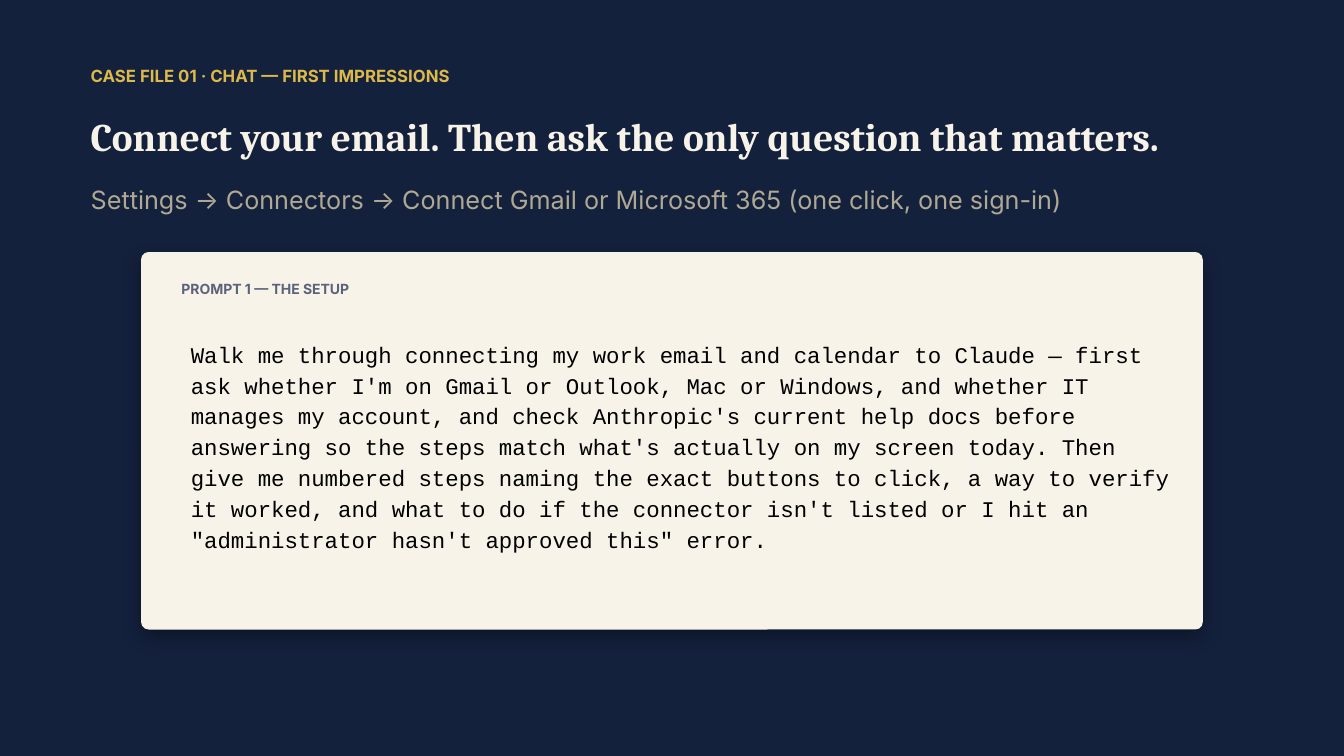
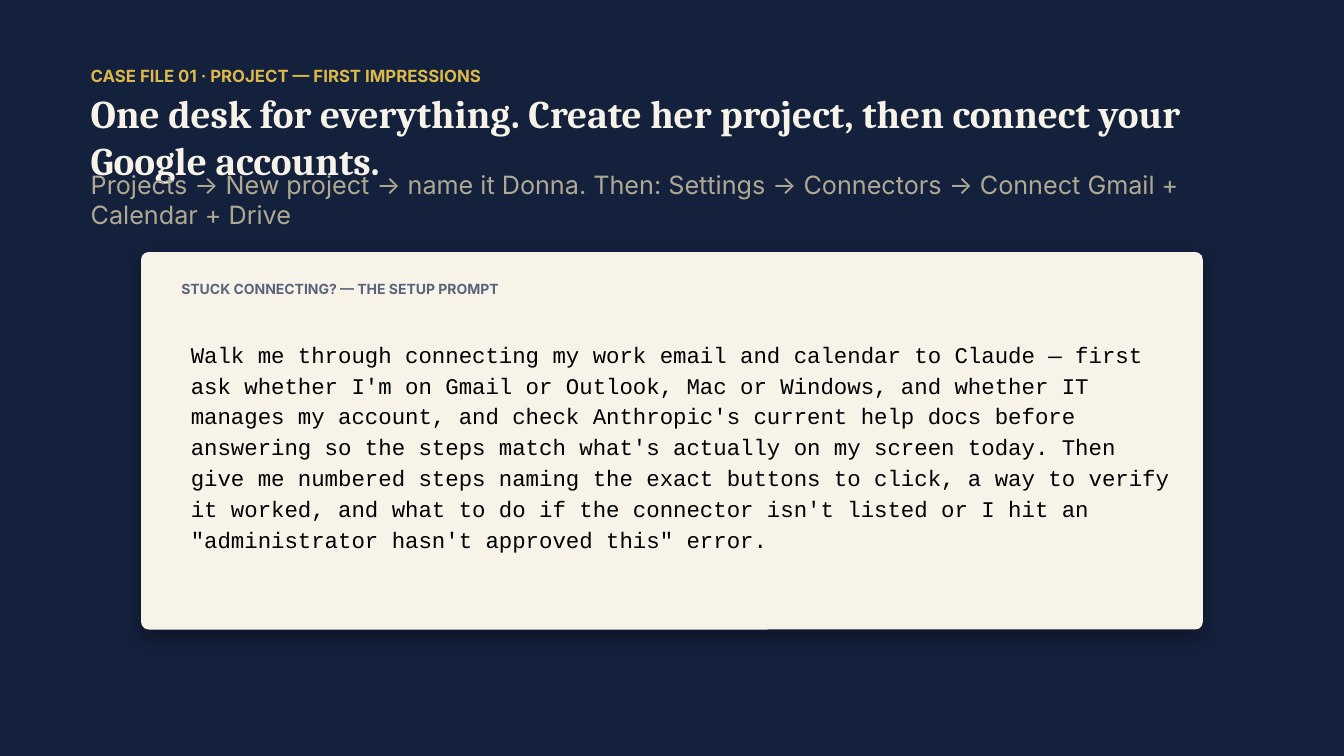
Before and after one commit to denisekgosnell/Donna, a slide deck: slide 10 of assets/build-your-own-donna.pptx (slide 7 before the commit). Drawn at 1344x756 pixels with LibreOffice and Linux fonts; fonts in the diff are those of the drawing. Boxes give left, top, right and bottom in pixels: in the first picture for what was removed or moved away, otherwise in the second. Text is boxed around its words. In the diff, an @@ line names an element or a change of style, - is before the commit and + after.

```diff
--- a/assets/build-your-own-donna.pptx
+++ b/assets/build-your-own-donna.pptx
@@ text at [91,69,481,82]: text changed @@
-CASE FILE 01 · CHAT — FIRST IMPRESSIONS
+CASE FILE 01 · PROJECT — FIRST IMPRESSIONS
@@ text at [91,100,1180,184]: text changed @@
-Connect your email. Then ask the only question that matters.
+One desk for everything. Create her project, then connect your Google accounts.
@@ text at [91,173,1155,224]: text changed @@
-Settings → Connectors → Connect Gmail or Microsoft 365 (one click, one sign-in)
+Projects → New project → name it Donna. Then: Settings → Connectors → Connect Gmail + Calendar + Drive
@@ text at [181,283,498,294]: text changed @@
-PROMPT 1 — THE SETUP
+STUCK CONNECTING? — THE SETUP PROMPT
```
Also in this commit, not shown: 10 other slides changed, 6 slides added, 10 other files.
